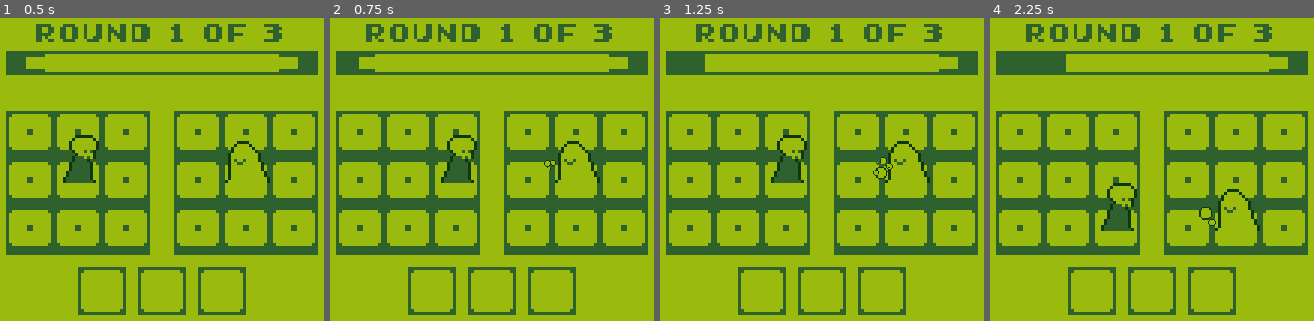
Above: before the commit, frames 1-4 (left to right).
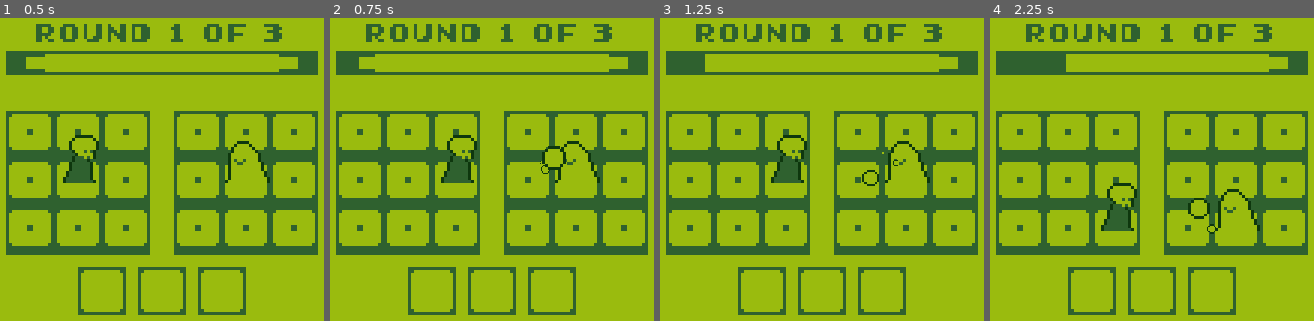
Above: after the commit, the same moments.

Repository: myshmeh/skullmanQuitsAJob
Game: Godot game, scene res://scenes/BattleField.tscn
Two runs of this game, one before a commit and one after it. Both use one fixed random seed, a clock stepped at 60 frames per second and the inputs below.
Inputs:
- Up to frame 1 (0.5 s): no input
- Up to frame 2 (0.75 s): tap Enter (ui_accept) at 0.5, 0.6 s; hold Right (ui_right) from 0.53 s (still down)
- Up to frame 3 (1.25 s): keep holding Right (ui_right); tap Enter (ui_accept) at 0.77, 1.07 s
- Up to frame 4 (2.25 s): release Right (ui_right) at 1.28 s; hold Down (ui_down) 1.28-2.03 s; tap Enter (ui_accept) at 1.35, 1.52, 1.82, 2.1 s; hold Right (ui_right) from 2.03 s (still down)

Frame 1 is identical in both runs. In frame 2, 0.4% of the frame differs, in the area x 64-73%, y 42-52%; in frame 3, 0.3%; in frame 4, 0.4%.

Commit message:
refined explosion fx, let enemy die

Diff:
--- a/scenes/Enemy.tscn
+++ b/scenes/Enemy.tscn
@@ -1,4 +1,6 @@
-[gd_scene load_steps=2 format=2]
+[gd_scene load_steps=3 format=2]
+
+[ext_resource path="res://scripts/Enemy.gd" type="Script" id=1]
 
 [sub_resource type="RectangleShape2D" id=1]
 extents = Vector2( 8, 8 )
@@ -7,6 +9,7 @@
 collision_layer = 2
 collision_mask = 0
 mode = 3
+script = ExtResource( 1 )
 
 [node name="Sprite" type="Sprite" parent="."]
 
--- a/scenes/Explosion.tscn
+++ b/scenes/Explosion.tscn
@@ -1,7 +1,7 @@
 [gd_scene load_steps=6 format=2]
 
 [ext_resource path="res://images/environmentals/explosion_bit1.png" type="Texture" id=1]
-[ext_resource path="res://scenes/Explosion.gd" type="Script" id=2]
+[ext_resource path="res://scripts/Explosion.gd" type="Script" id=2]
 
 [sub_resource type="Curve" id=1]
 _data = [ Vector2( 0, 1 ), 0.0, -2.37399, 0, 0, Vector2( 1, 0 ), -0.203808, 0.0, 0, 0 ]
@@ -11,12 +11,11 @@
 
 [sub_resource type="ParticlesMaterial" id=3]
 emission_shape = 1
-emission_sphere_radius = 2.5
+emission_sphere_radius = 5.0
 flag_disable_z = true
 gravity = Vector3( 0, 0, 0 )
 orbit_velocity = 0.0
 orbit_velocity_random = 0.0
-scale = 0.3
 scale_random = 0.5
 scale_curve = SubResource( 2 )
 
@@ -25,7 +24,8 @@
 
 [node name="Particles2D" type="Particles2D" parent="."]
 emitting = false
+amount = 3
 one_shot = true
-speed_scale = 2.0
+speed_scale = 3.0
 process_material = SubResource( 3 )
 texture = ExtResource( 1 )
--- a/scenes/Gun.tscn
+++ b/scenes/Gun.tscn
@@ -1,8 +1,9 @@
 [gd_scene load_steps=5 format=2]
 
 [ext_resource path="res://images/player/gun.png" type="Texture" id=1]
-[ext_resource path="res://scenes/Gun.gd" type="Script" id=2]
+[ext_resource path="res://scripts/Gun.gd" type="Script" id=2]
 [ext_resource path="res://images/player/shot_fx.png" type="Texture" id=3]
+
 
 [sub_resource type="Animation" id=1]
 resource_name = "Shoot"
--- a/scripts/BattleField.gd
+++ b/scripts/BattleField.gd
@@ -8,15 +8,21 @@
 onready var explosion_particle = preload("res://scenes/Explosion.tscn")
 
 func _ready():
-	gun.connect("on_shot_collided", self, "on_Gun_shot_collided")
+	gun.connect("shot_collided", self, "on_Gun_shot_collided")
 	player.offset_position = player_tiles_top_left.position
 	player.position = player.amplify_pure_position(player.pure_position, player.offset_position, Global.TILE_WIDTH)
 	var enemies: Array = enemy_wrapper.get_children()
 	for enemy in enemies:
 		enemy.offset_position = enemy_tiles_top_left.position
 		enemy.position = enemy.amplify_pure_position(enemy.pure_position, enemy.offset_position, Global.TILE_WIDTH)
+		enemy.connect("enemy_dead", self, "on_Enemy_enemy_dead")
 
 func on_Gun_shot_collided(position: Vector2):
 	var node = explosion_particle.instance()
 	node.global_position = position
 	add_child(node)
+
+func on_Enemy_enemy_dead(position: Vector2):
+	var node = explosion_particle.instance()
+	node.global_position = position
+	add_child(node)
--- a/scripts/Enemy.gd
+++ b/scripts/Enemy.gd
@@ -2,11 +2,15 @@
 
 export var start_pure_position_x: int = 1
 export var start_pure_position_y: int = 1
+export var life_max: int = 10
+var life: int
 var velocity: Vector2
 var pure_position: Vector2
 var offset_position: Vector2
+signal enemy_dead(position)
 
 func _ready():
+	life = life_max
 	velocity = Vector2.ZERO
 	pure_position = Vector2(start_pure_position_x, start_pure_position_y)
 	offset_position = Vector2.ZERO
@@ -29,4 +33,11 @@
 	)
 
 func take_hit(power: int):
-	print("took hit of ", power)
+	life = apply_damage(life, power)
+	if life == 0:
+		print(self.name, " is dead")
+		emit_signal("enemy_dead", global_position)
+		queue_free()
+
+func apply_damage(life:int, damage: int) -> int:
+	return int(clamp(life - damage, 0, life_max))
--- a/scenes/Explosion.gd
+++ b/scripts/Explosion.gd
@@ -6,7 +6,6 @@
 func _ready():
 	particle.emitting = true
 	emitted = true
-	print('emit')
 
 func _process(delta):
 	if !particle.emitting:
--- a/scenes/Gun.gd
+++ b/scripts/Gun.gd
@@ -5,7 +5,7 @@
 export var power = 1
 var shootable: bool
 
-signal on_shot_collided(position)
+signal shot_collided(position)
 
 func _ready():
 	shootable = true
@@ -20,7 +20,7 @@
 		var object = raycast.get_collider()
 		if object.has_method("take_hit"):
 			object.take_hit(power)
-		emit_signal("on_shot_collided", raycast.get_collision_point())
+		emit_signal("shot_collided", raycast.get_collision_point())
 	animation_player.play("Shoot")
 
 func enable_shoot():
